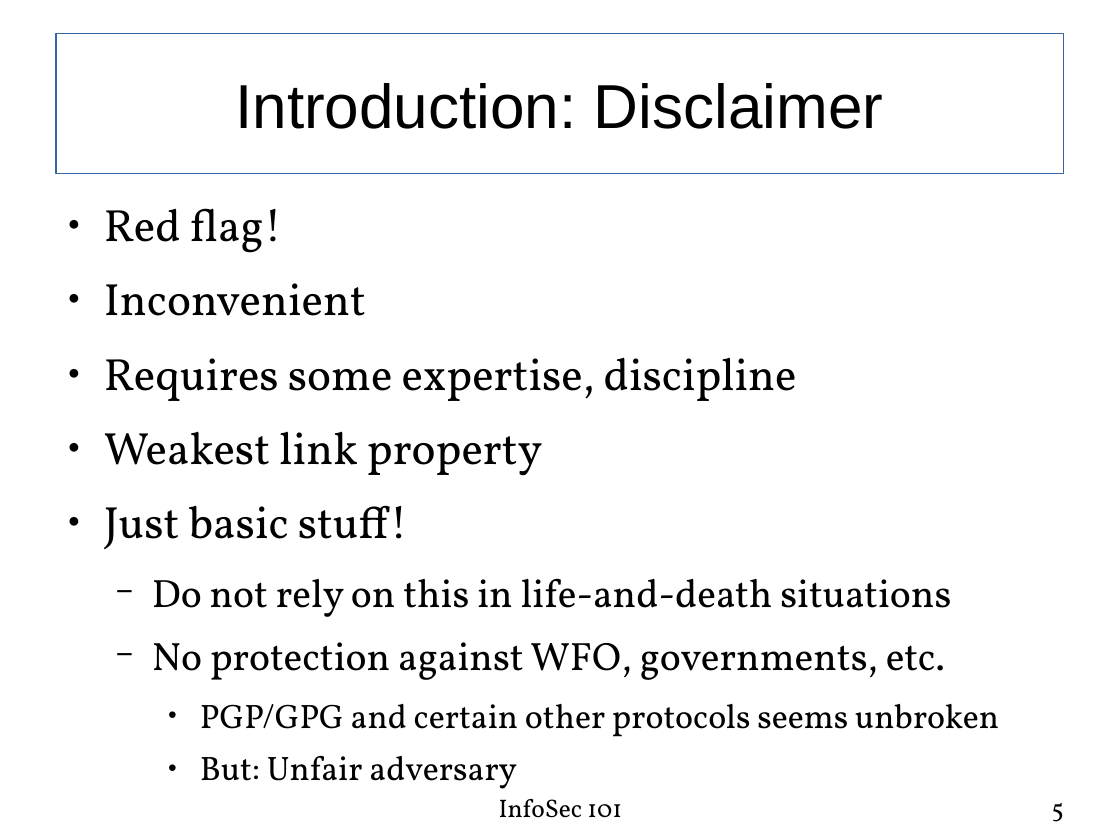
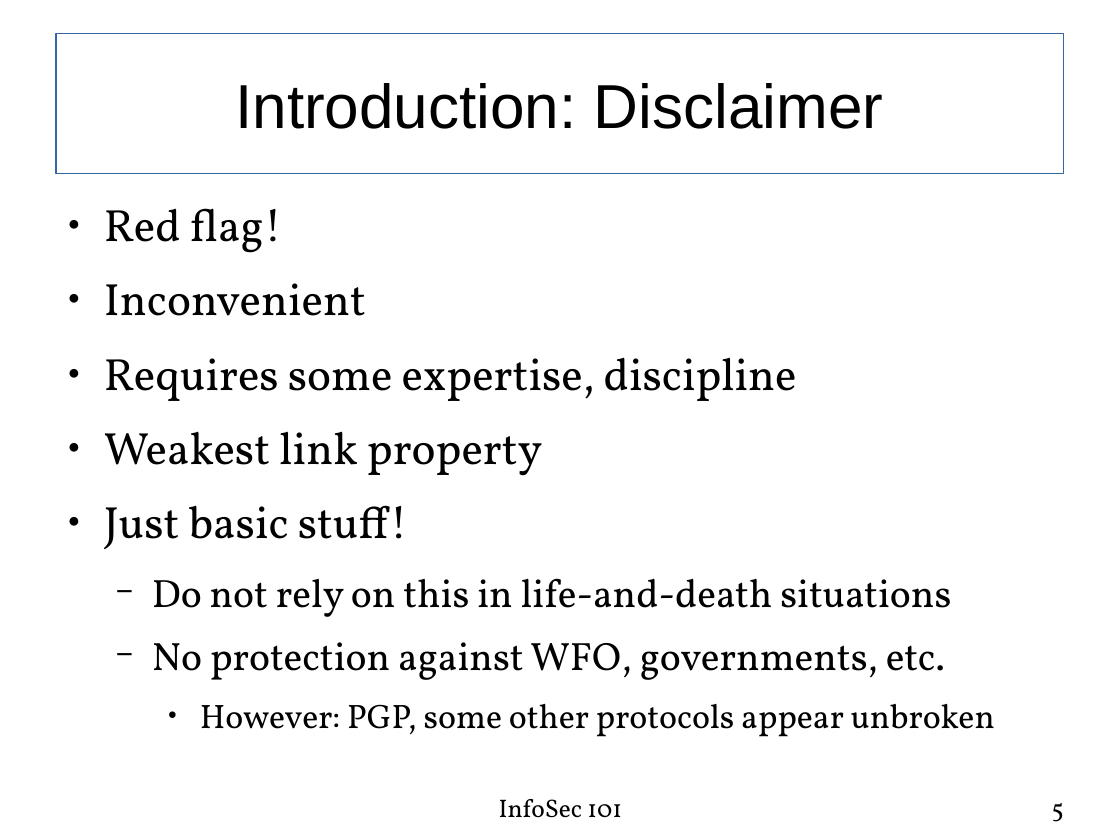
Before and after one commit to fabianlischka/InfoSec101, a slide deck: slide 5 of InfoSec101-Presentation-FCC-2015-02-26.odp. Drawn at 1120x840 pixels with LibreOffice and Linux fonts; fonts in the diff are those of the drawing. Boxes give left, top, right and bottom in pixels: in the first picture for what was removed or moved away, otherwise in the second. Text is boxed around its words. In the diff, an @@ line names an element or a change of style, - is before the commit and + after.

```diff
--- a/InfoSec101-Presentation-FCC-2015-02-26.odp
+++ b/InfoSec101-Presentation-FCC-2015-02-26.odp
@@ text at bbox=[200, 704, 995, 737]: text changed @@
-    ● PGP/GPG and certain other protocols seems unbroken
-    ● But: Unfair adversary
+    ● However: PGP, some other protocols appear unbroken
```
Also in this commit, not shown: 12 other slides changed, 1 slide removed.
